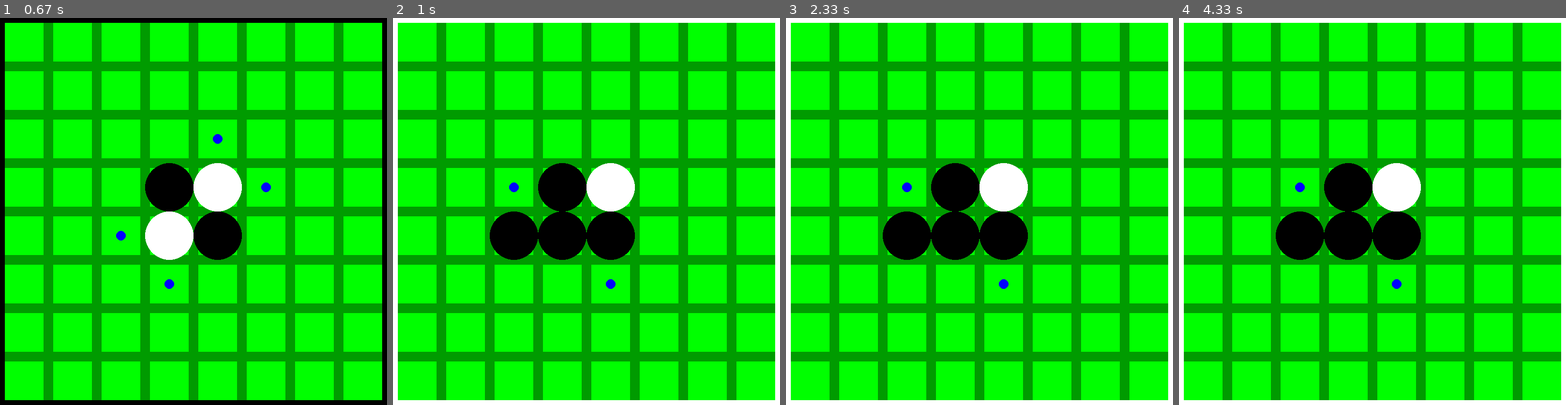
Above: before the commit, frames 1-4 (left to right).
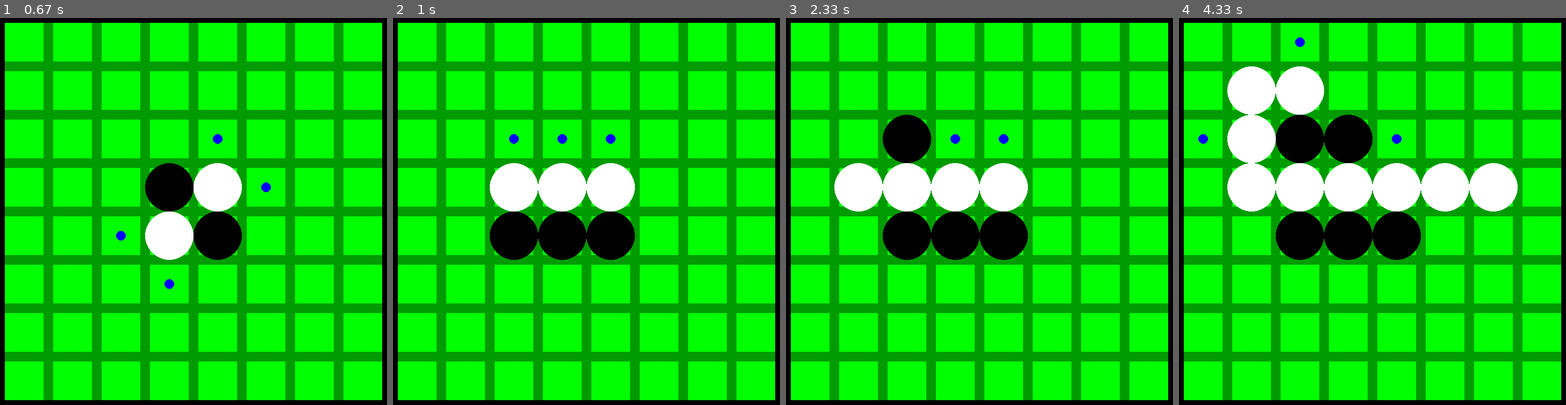
Above: after the commit, the same moments.

Repository: sillypantscoder/random_python_stuff
Game: pygame game, started from reversi.py
Two runs of this game, one before a commit and one after it. Both use one fixed random seed, a clock stepped at 60 frames per second and the inputs below.
Inputs (mouse positions are in pixels of both pictures, inside the frame that each line leads up to):
- Up to frame 1 (0.67 s): no input
- Up to frame 2 (1 s): click (493, 215) at 0.88 s
- Up to frame 3 (2.33 s): click (886, 134) at 2.22 s
- Up to frame 4 (4.33 s): click (1360, 145) at 2.55 s; click (1449, 180) at 2.88 s; click (1248, 161) at 4.05 s

Frame 1 is identical in both runs. In frame 2, 7.6% of the frame differs, in the area x 0-100%, y 0-100%; in frame 3, 10%; in frame 4, 17%.

Commit message:
Added Reversi AIs

Diff:
--- a/reversi.py
+++ b/reversi.py
@@ -1,4 +1,5 @@
 import pygame
+import random
 
 # Board status constants
 EMPTY = 0
@@ -45,11 +46,28 @@
 				if currentPos[0] == x and currentPos[1] == y:
 					break
 	def isValidMove(self, selfTile, x: int, y: int):
+		# Make sure tile is empty
+		if self.board[x][y] != EMPTY:
+			return False
 		# Copy the board, make the move, and check if the move is valid
 		boardCopy = Board(self)
 		boardCopy.makeMove(selfTile, x, y)
 		boardCopy[x][y] = self[x][y]
 		return boardCopy != self
+	def getValidMoves(self, selfTile):
+		moves = []
+		for x in range(boardsize):
+			for y in range(boardsize):
+				if self.isValidMove(selfTile, x, y):
+					moves.append([x, y])
+		return moves
+	def getScore(self, selfTile):
+		score = 0
+		for x in range(boardsize):
+			for y in range(boardsize):
+				if self.board[x][y] == selfTile:
+					score += 1
+		return score
 	def __getitem__(self, key: int):
 		return self.board[key]
 	def __eq__(self, other):
@@ -67,6 +85,41 @@
 
 scale = 100
 screen = pygame.display.set_mode((boardsize * scale, boardsize * scale))
+
+# Set up the AIs and players
+def AIGetMove_Random(board: Board, selfTile: int):
+	# Get a random move
+	validMoves = board.getValidMoves(selfTile)
+	return random.choice(validMoves)
+def AIGetMove_Best(board: Board, selfTile: int):
+	# Get the best move
+	validMoves = board.getValidMoves(selfTile)
+	bestMove = validMoves[0]
+	bestScore = -1
+	for move in validMoves:
+		boardCopy = Board(board)
+		boardCopy.makeMove(selfTile, move[0], move[1])
+		boardCopy[move[0]][move[1]] = selfTile
+		score = boardCopy.getScore(selfTile)
+		if score > bestScore:
+			bestScore = score
+			bestMove = move
+	return bestMove
+def AIGetMove_Corners(board: Board, selfTile: int):
+	# Get the move closest to the corners
+	validMoves = board.getValidMoves(selfTile)
+	bestMove = validMoves[0]
+	bestScore = -1
+	for move in validMoves:
+		dist = abs(move[0] - boardsize//2) + abs(move[1] - boardsize//2)
+		score = dist
+		if score > bestScore:
+			bestScore = score
+			bestMove = move
+	return bestMove
+
+playerBlackAI = None
+playerWhiteAI = AIGetMove_Best
 
 # Main loop
 running = True
@@ -99,6 +152,20 @@
 			elif BOARD[x][y] == WHITETILE:
 				pygame.draw.circle(screen, (255, 255, 255), (x * scale + (scale / 2), y * scale + (scale / 2)), 50)
 	pygame.draw.rect(screen, BLACK if turn == BLACKTILE else WHITE, screen.get_rect(), 10)
+	# Handle AI
+	if len(BOARD.getValidMoves(turn)) == 0:
+		turn = BLACKTILE if turn == WHITETILE else WHITETILE
+	else:
+		if turn == BLACKTILE:
+			if playerBlackAI != None:
+				x, y = playerBlackAI(BOARD, BLACKTILE)
+				BOARD.makeMove(BLACKTILE, x, y)
+				turn = WHITETILE
+		elif turn == WHITETILE:
+			if playerWhiteAI != None:
+				x, y = playerWhiteAI(BOARD, WHITETILE)
+				BOARD.makeMove(WHITETILE, x, y)
+				turn = BLACKTILE
 	# Flip the screen
 	c.tick(60)
 	pygame.display.flip()
